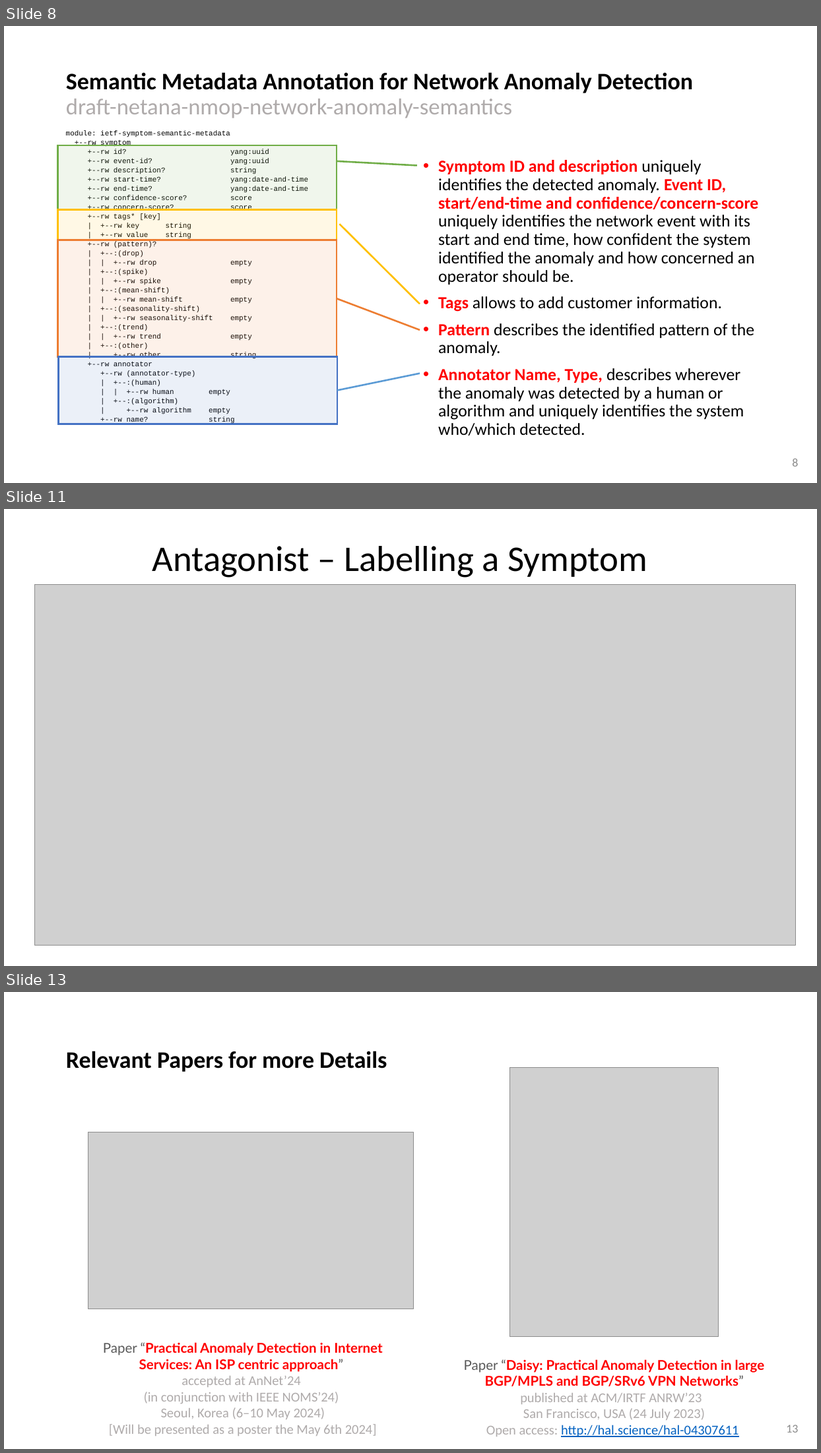
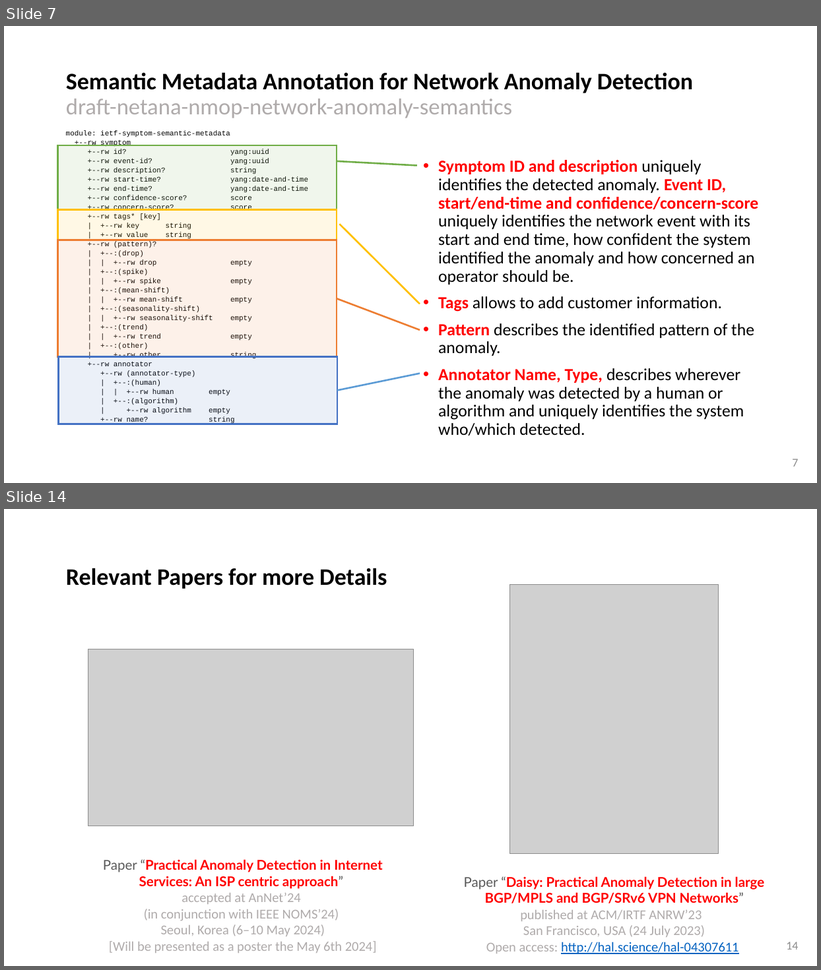
Before and after one commit to network-analytics/ietf-network-analytics-document-status, a slide deck: 120/NMOP/draft-netana-nmop-network-anomaly-architecture-semantics-lifecycle.pptx. Shown one above the other, each under a label of ours: slides 8, 11 and 13 before the commit, slides 7 and 14 after it; the slides between them are not shown. The pictures are 821x1453 and 821x970 pixels, drawn with LibreOffice and Linux fonts; fonts in the diff are those of the drawing; grey boxes stand for pictures. Boxes give left, top, right and bottom in pixels: in the first picture for what was removed or moved away, otherwise in the second. Text is boxed around its words. In the diff, an @@ line names an element or a change of style, - is before the commit and + after.

```diff
--- a/120/NMOP/draft-netana-nmop-network-anomaly-architecture-semantics-lifecycle.pptx
+++ b/120/NMOP/draft-netana-nmop-network-anomaly-architecture-semantics-lifecycle.pptx
@@ slide 11 removed at (4, 509, 817, 966), background #FFFFFF @@
@@ text removed at (152, 546, 648, 578) @@
-Antagonist – Labelling a Symptom
@@ picture removed at (34, 585, 796, 946) @@
@@ what was slide 8 is now slide 7 @@
@@ page number at (792, 459, 798, 467): text changed @@
-8
+7
@@ what was slide 13 is now slide 14 @@
@@ page number at (786, 942, 798, 950): text changed @@
-13
+14
```
Also in this commit, not shown: 3 slides changed, 4 slides added, 2 other slides removed, 1 other file.
